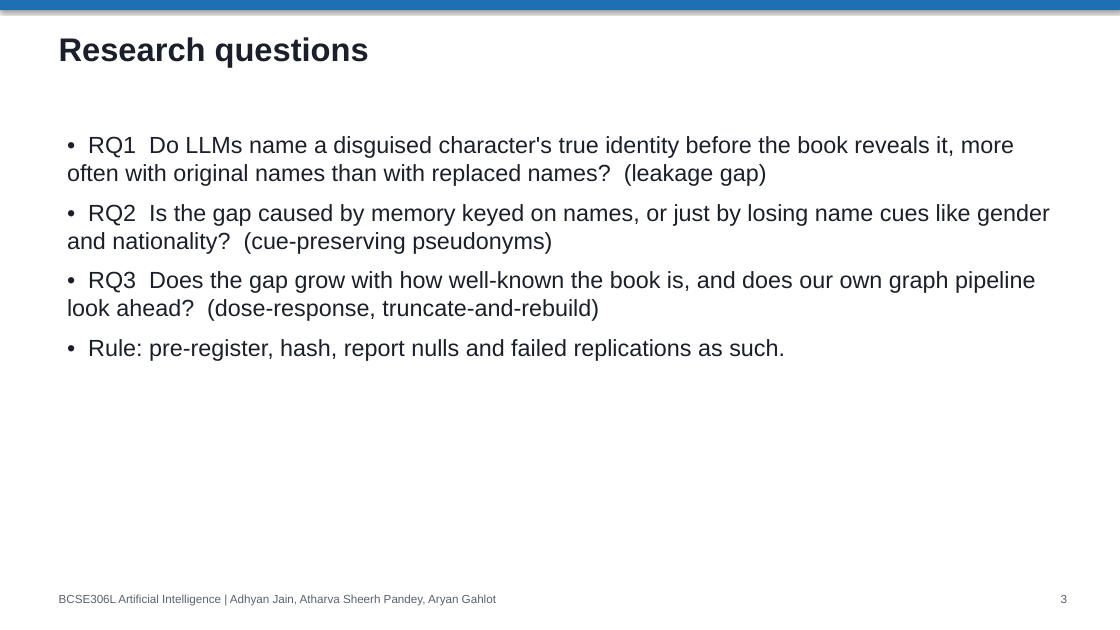
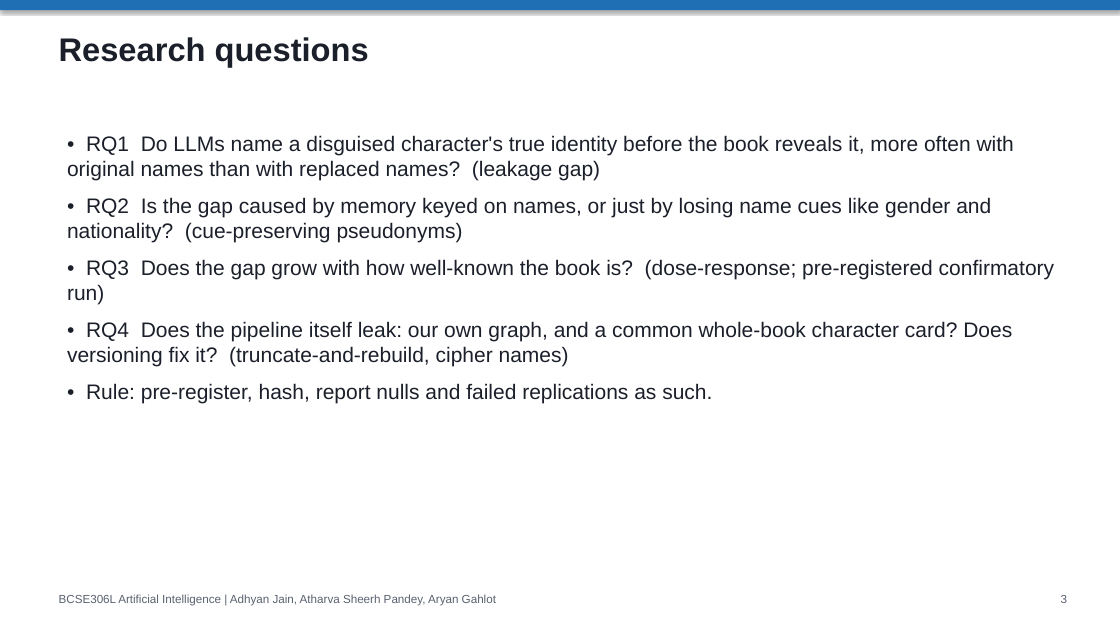
Before and after one commit to adhyan-jain/EchoTales, a slide deck: slide 3 of EchoTales_Research_Presentation.pptx. Drawn at 1120x630 pixels with LibreOffice and Linux fonts; fonts in the diff are those of the drawing. Boxes give left, top, right and bottom in pixels: in the first picture for what was removed or moved away, otherwise in the second. Text is boxed around its words. In the diff, an @@ line names an element or a change of style, - is before the commit and + after.

```diff
--- a/EchoTales_Research_Presentation.pptx
+++ b/EchoTales_Research_Presentation.pptx
@@ text at bbox=[67, 135, 1014, 403]: size 20 to 18 pt in "• RQ1 Do LLMs name a disguised ...", "• RQ2 Is the gap caused by ...", "• Rule: pre-register, hash, report nulls and ..." @@
@@ text at bbox=[67, 259, 1054, 367]: text changed; size 20 to 18 pt @@
-• RQ3 Does the gap grow with how well-known the book is, and does our own graph pipeline look ahead? (dose-response, truncate-and-rebuild)
+• RQ3 Does the gap grow with how well-known the book is? (dose-response; pre-registered confirmatory run)
+• RQ4 Does the pipeline itself leak: our own graph, and a common whole-book character card? Does versioning fix it? (truncate-and-rebuild, cipher names)
```
Also in this commit, not shown: 4 other slides changed, 7 other files.
